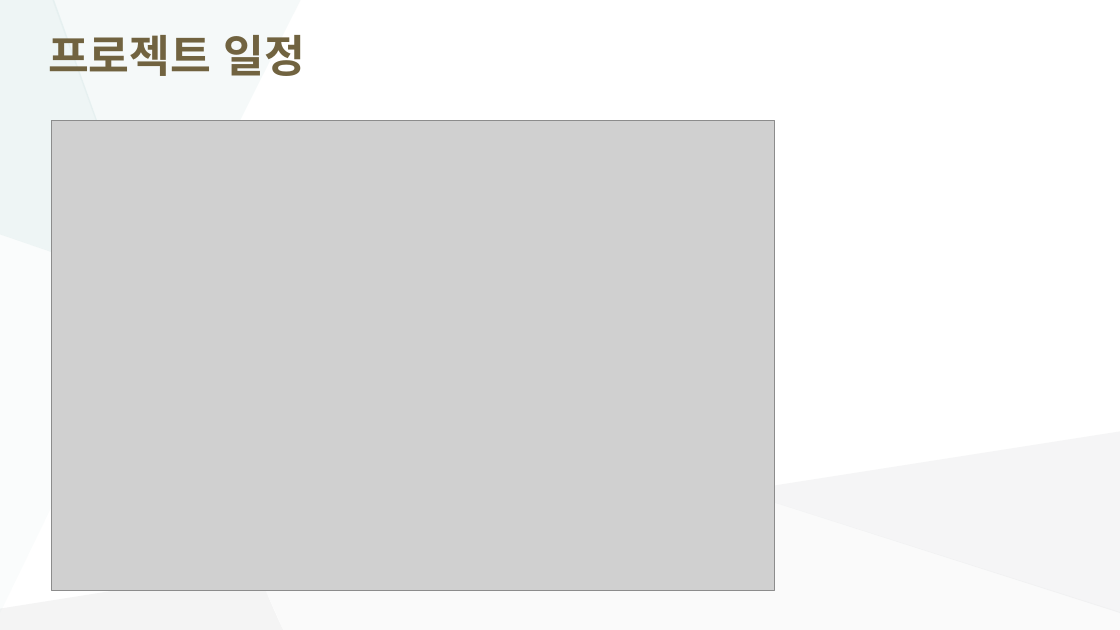
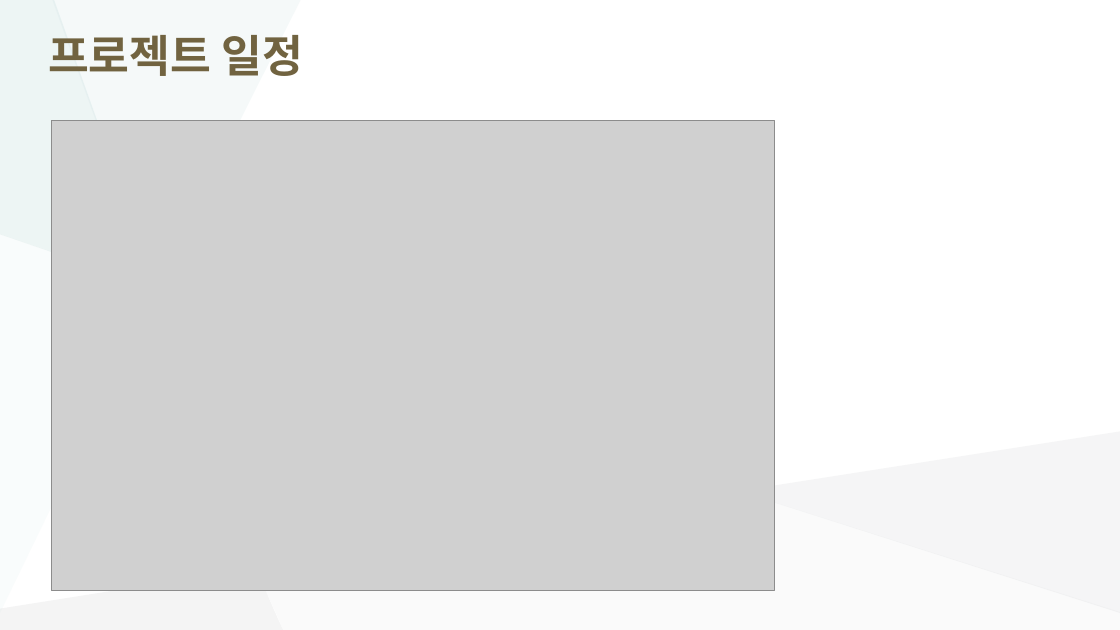
Before and after one commit to somnio-kimm/electricity_consumption_prediction, a slide deck: slide 7 of doc/정형프로젝트_기획안발표_250402_최종.pptx. Drawn at 1120x630 pixels with LibreOffice and Linux fonts; fonts in the diff are those of the drawing; grey boxes stand for pictures. Boxes give left, top, right and bottom in pixels: in the first picture for what was removed or moved away, otherwise in the second. Text is boxed around its words. In the diff, an @@ line names an element or a change of style, - is before the commit and + after.

```diff
--- a/doc/정형프로젝트_기획안발표_250402_최종.pptx
+++ b/doc/정형프로젝트_기획안발표_250402_최종.pptx
@@ title "프로젝트 일정" at [48, 35, 303, 76]: font Lato to Arial @@
@@ freeform shape at [52, 0, 300, 288]: fill #E0EDED at 31% opacity to #DFECEC at 31% opacity @@
```
Also in this commit, not shown: 7 other slides changed, 11 other files.
